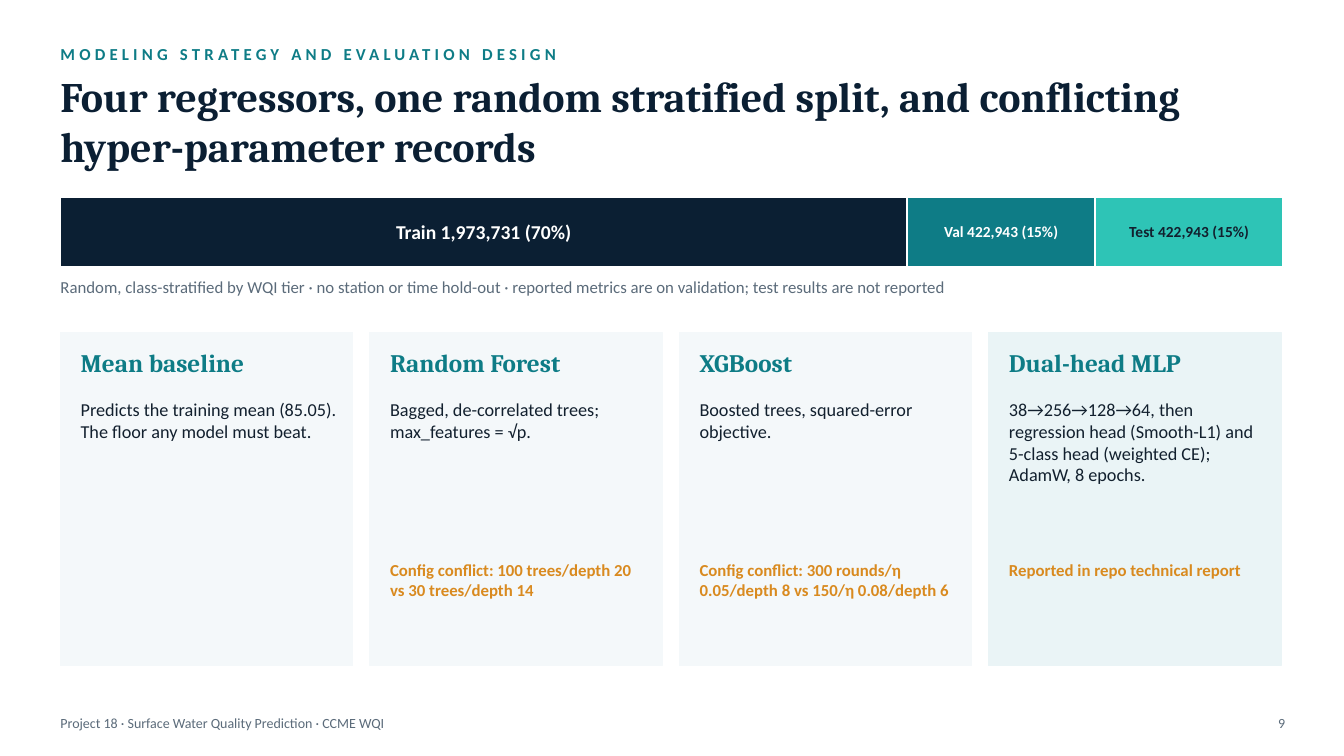
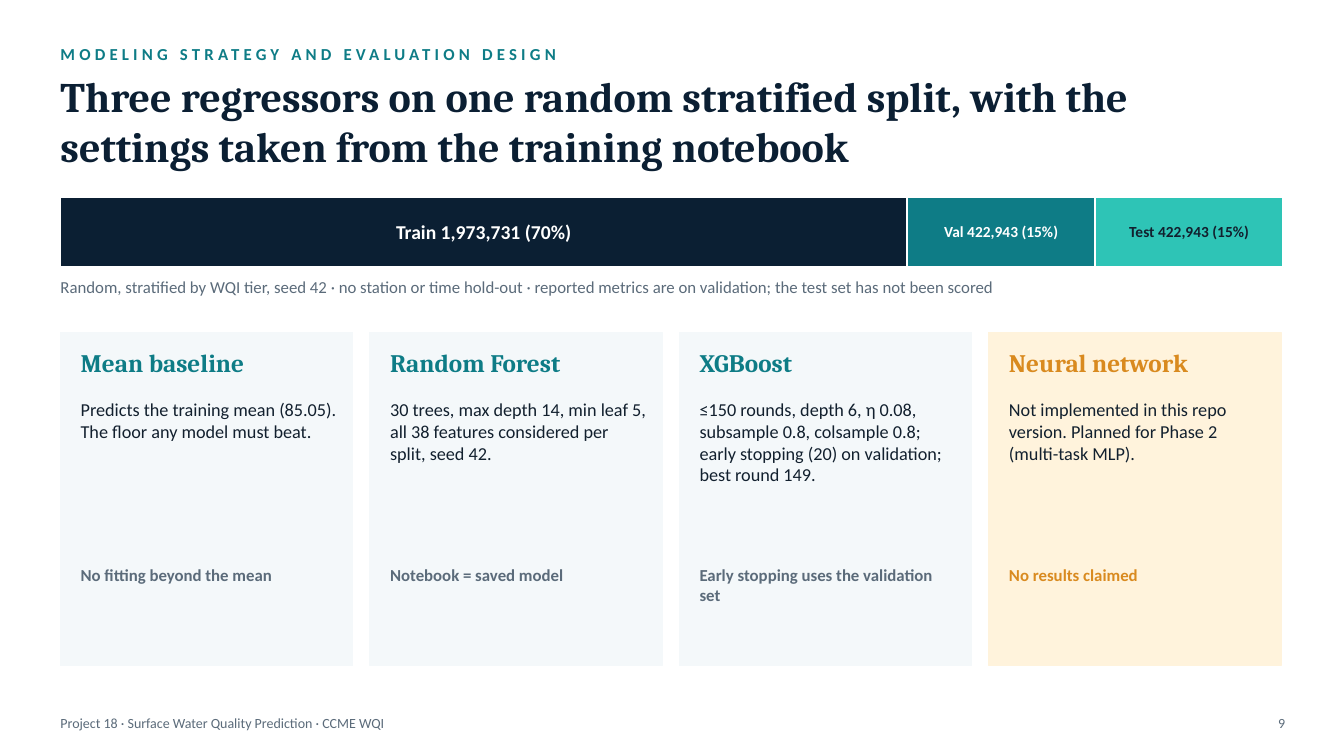
Before and after one commit to Amansoni045/Semester_5_AML_DL, a slide deck: slide 9 of final/Project_Presentation_Final.pptx. Drawn at 1344x756 pixels with LibreOffice and Linux fonts; fonts in the diff are those of the drawing. Boxes give left, top, right and bottom in pixels: in the first picture for what was removed or moved away, otherwise in the second. Text is boxed around its words. In the diff, an @@ line names an element or a change of style, - is before the commit and + after.

```diff
--- a/final/Project_Presentation_Final.pptx
+++ b/final/Project_Presentation_Final.pptx
@@ text at <box>60,82,1128,172</box>: text changed @@
-Four regressors, one random stratified split, and conflicting hyper-parameter records
+Three regressors on one random stratified split, with the settings taken from the training notebook
@@ text at <box>60,281,993,296</box>: text changed @@
-Random, class-stratified by WQI tier · no station or time hold-out · reported metrics are on validation; test results are not reported
+Random, stratified by WQI tier, seed 42 · no station or time hold-out · reported metrics are on validation; the test set has not been scored
@@ rectangle at <box>989,333,1281,665</box>: fill #EAF4F6 to #FFF3DC; outline #EAF4F6 1 pt to #FFF3DC 1 pt @@
@@ text at <box>1009,354,1188,372</box>: text changed; text colour #0E7C86 to #D98A1F @@
-Dual-head MLP
+Neural network
@@ text at <box>390,403,646,463</box>: text changed; size 12 to 13 pt; text colour #D98A1F to #12202E; bold off @@
-Config conflict: 100 trees/depth 20 vs 30 trees/depth 14
+30 trees, max depth 14, min leaf 5, all 38 features considered per split, seed 42.
@@ text removed at <box>390,403,599,441</box> @@
-Bagged, de-correlated trees; max_features = √p.
@@ text at <box>700,403,942,481</box>: text changed; size 12 to 13 pt; text colour #D98A1F to #12202E; bold off @@
-Config conflict: 300 rounds/η 0.05/depth 8 vs 150/η 0.08/depth 6
+≤150 rounds, depth 6, η 0.08, subsample 0.8, colsample 0.8; early stopping (20) on validation; best round 149.
@@ text removed at <box>700,403,912,441</box> @@
-Boosted trees, squared-error objective.
@@ text at <box>1009,403,1226,463</box>: text changed; size 12 to 13 pt; text colour #D98A1F to #12202E; bold off @@
-Reported in repo technical report
+Not implemented in this repo version. Planned for Phase 2 (multi-task MLP).
@@ text removed at <box>1009,403,1253,484</box> @@
-38→256→128→64, then regression head (Smooth-L1) and 5-class head (weighted CE); AdamW, 8 epochs.
@@ text added at <box>81,569,271,584</box>, 12 pt, text #5B6B7A, bold @@
+No fitting beyond the mean
@@ text added at <box>390,569,563,581</box>, 12 pt, text #5B6B7A, bold @@
+Notebook = saved model
@@ text added at <box>700,569,932,601</box>, 12 pt, text #5B6B7A, bold @@
+Early stopping uses the validation set
@@ text added at <box>1009,569,1138,581</box>, 12 pt, text #D98A1F, bold @@
+No results claimed
```
Also in this commit, not shown: 13 other slides changed, 7 other files.
